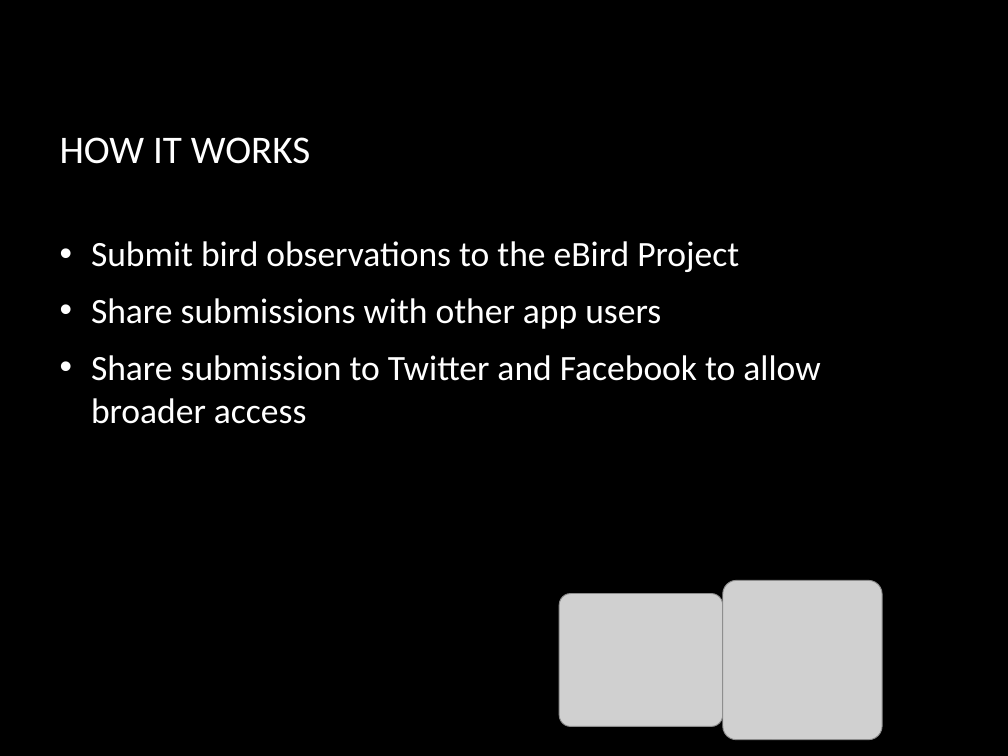
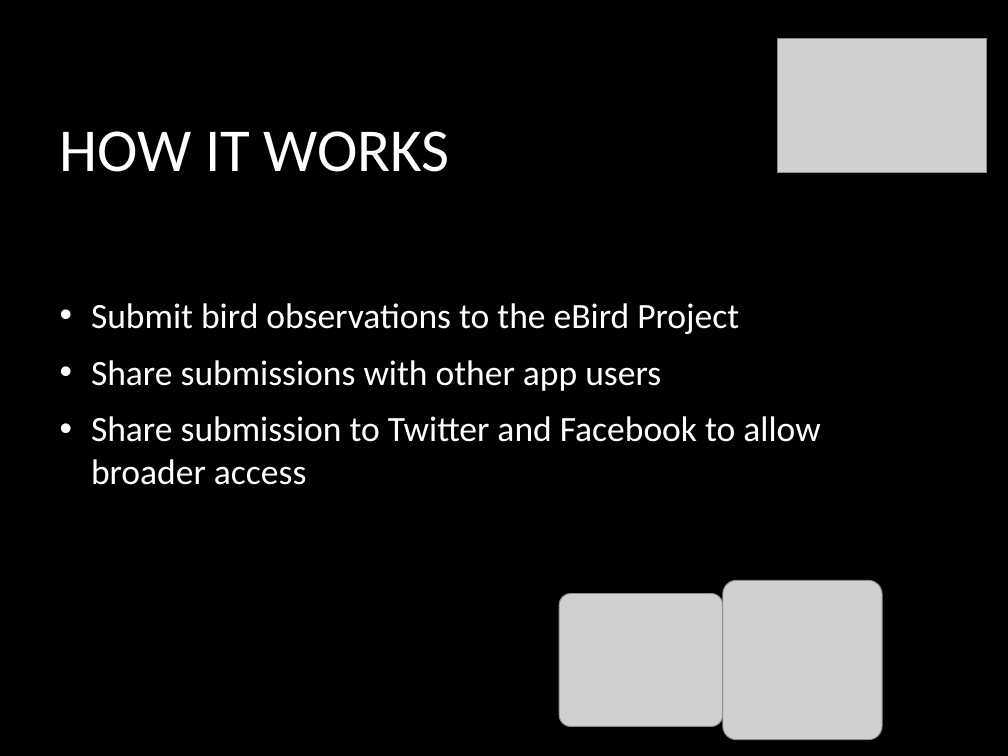
Before and after one commit to qrprat77/https---github.com-qrprat77-Biology_project, a slide deck: slide 8 of Resource/Bio_Presentation.pptx. Drawn at 1008x756 pixels with LibreOffice and Linux fonts; fonts in the diff are those of the drawing; grey boxes stand for pictures; background and template pictures are left out. Boxes give left, top, right and bottom in pixels: in the first picture for what was removed or moved away, otherwise in the second. Text is boxed around its words. In the diff, an @@ line names an element or a change of style, - is before the commit and + after.

```diff
--- a/Resource/Bio_Presentation.pptx
+++ b/Resource/Bio_Presentation.pptx
@@ picture added at <box>777,38,987,173</box> @@
@@ title "HOW IT WORKS" at <box>60,131,450,172</box>: size 30.9 to 48 pt @@
@@ text "Submit bird observations to the ...": place and size @@
-text "Submit bird observations to the ..." at <box>91,241,820,424</box>
+text "Submit bird observations to the ..." at <box>91,303,820,485</box>
```
Also in this commit, not shown: 8 other slides changed.
